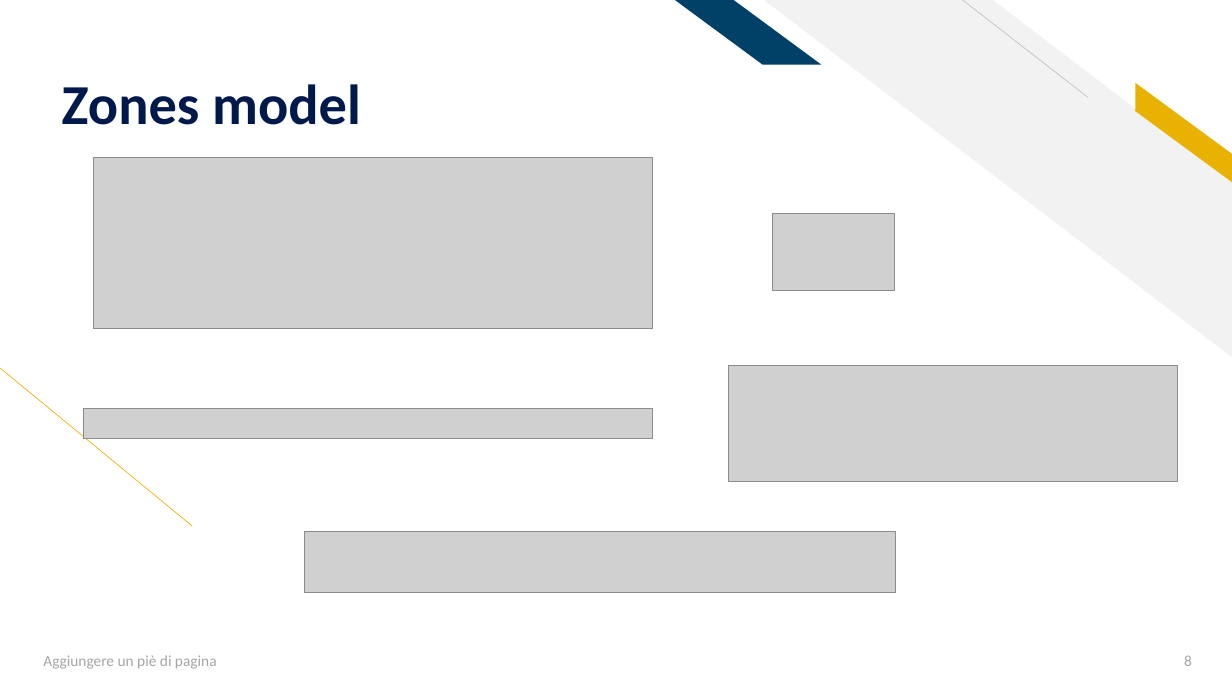
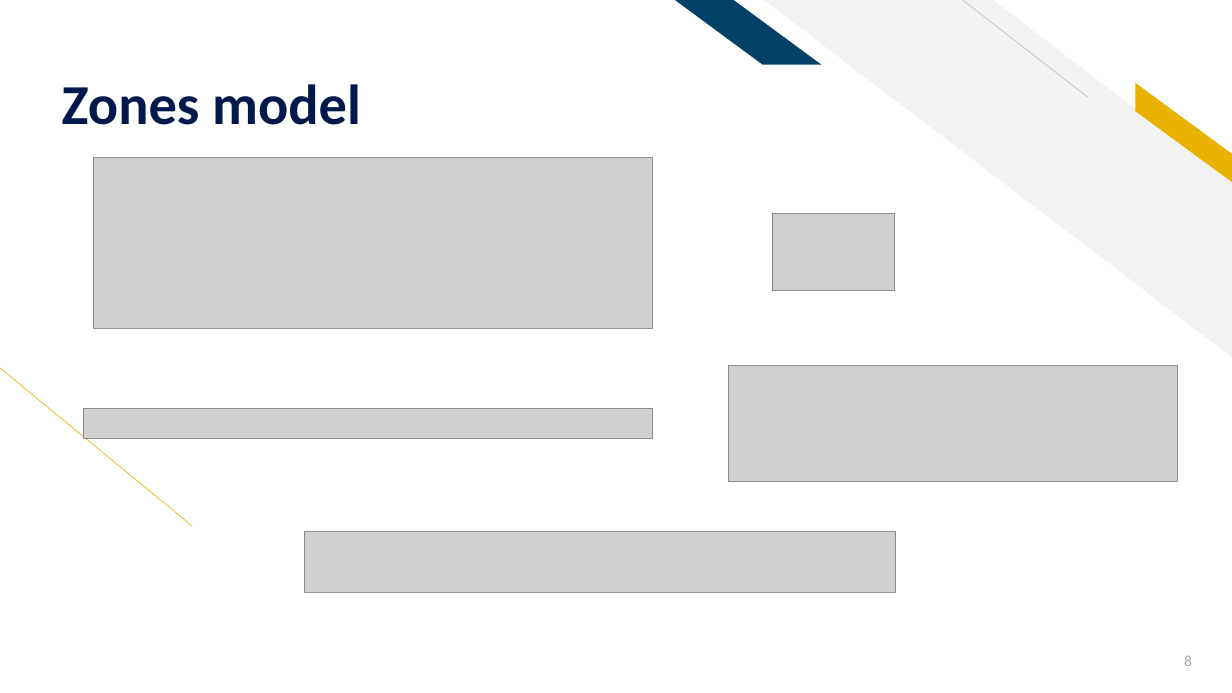
Before and after one commit to AleFire99/AES-git-repo, a slide deck: slide 8 of Aes_Project_2021_2022.pptx. Drawn at 1232x693 pixels with LibreOffice and Linux fonts; fonts in the diff are those of the drawing; grey boxes stand for pictures. Boxes give left, top, right and bottom in pixels: in the first picture for what was removed or moved away, otherwise in the second. Text is boxed around its words. In the diff, an @@ line names an element or a change of style, - is before the commit and + after.

```diff
--- a/Aes_Project_2021_2022.pptx
+++ b/Aes_Project_2021_2022.pptx
@@ text removed at (43,655,217,669) @@
-Aggiungere un piè di pagina
```
Also in this commit, not shown: 22 other slides changed.
